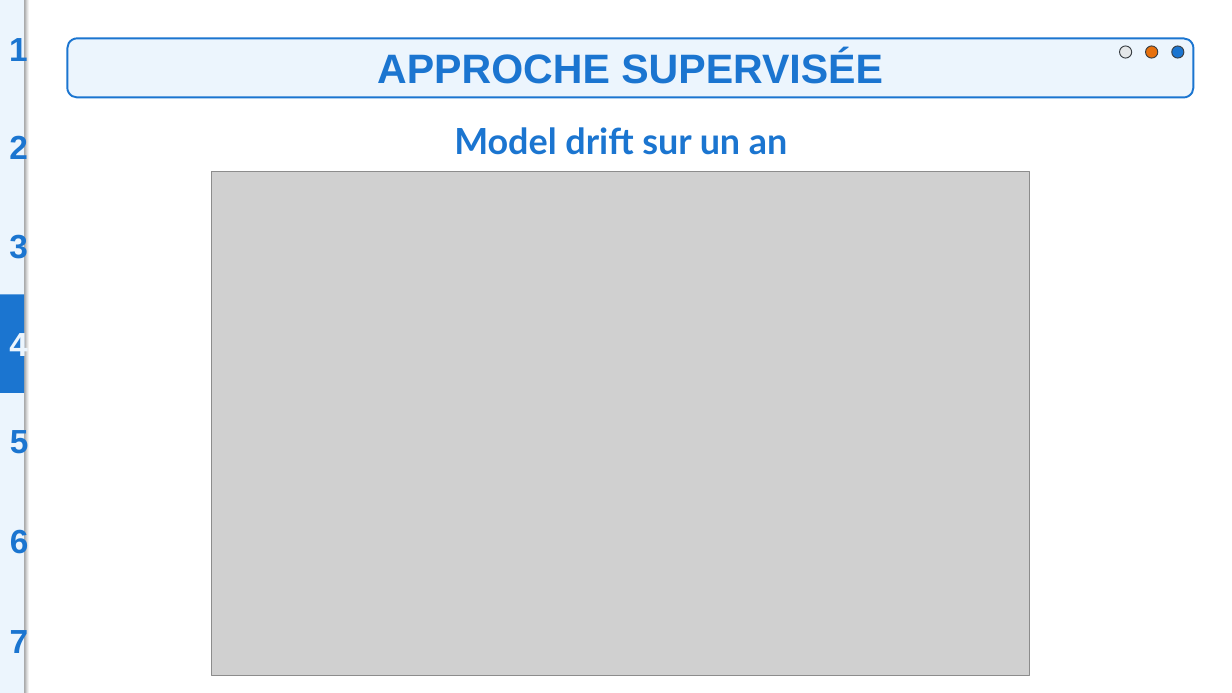
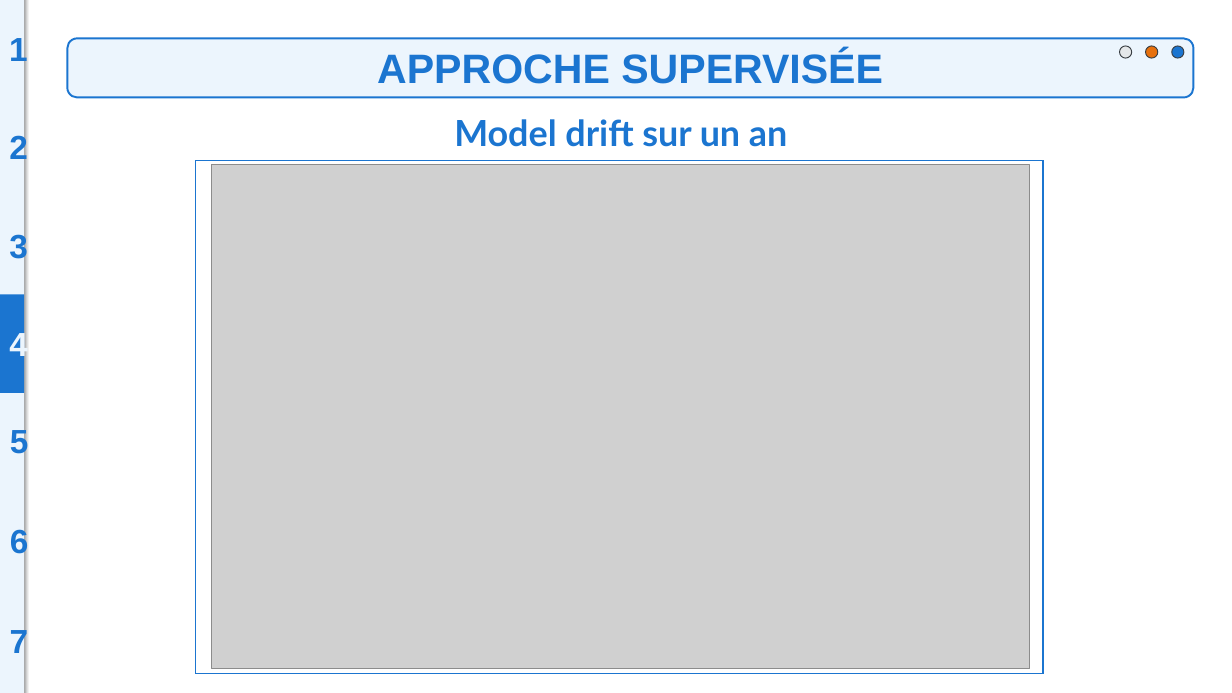
Before and after one commit to BiGHeaDMaX/Suggestion-automatique-de-mots-cles, a slide deck: slide 19 of 07 - Présentation.pptx. Drawn at 1232x693 pixels with LibreOffice and Linux fonts; fonts in the diff are those of the drawing; grey boxes stand for pictures. Boxes give left, top, right and bottom in pixels: in the first picture for what was removed or moved away, otherwise in the second. Text is boxed around its words. In the diff, an @@ line names an element or a change of style, - is before the commit and + after.

```diff
--- a/07 - Présentation.pptx
+++ b/07 - Présentation.pptx
@@ text "Model drift sur un an": place and size @@
-text "Model drift sur un an" at [454,127,787,155]
+text "Model drift sur un an" at [454,119,787,147]
@@ rectangle added at [195,161,1043,674], outline #1B75D0 1 pt @@
@@ picture: place and size @@
-picture at [212,171,1030,676]
+picture at [212,165,1030,669]
```
Also in this commit, not shown: 4 other slides changed, 2 slides added, 1 slide removed.
